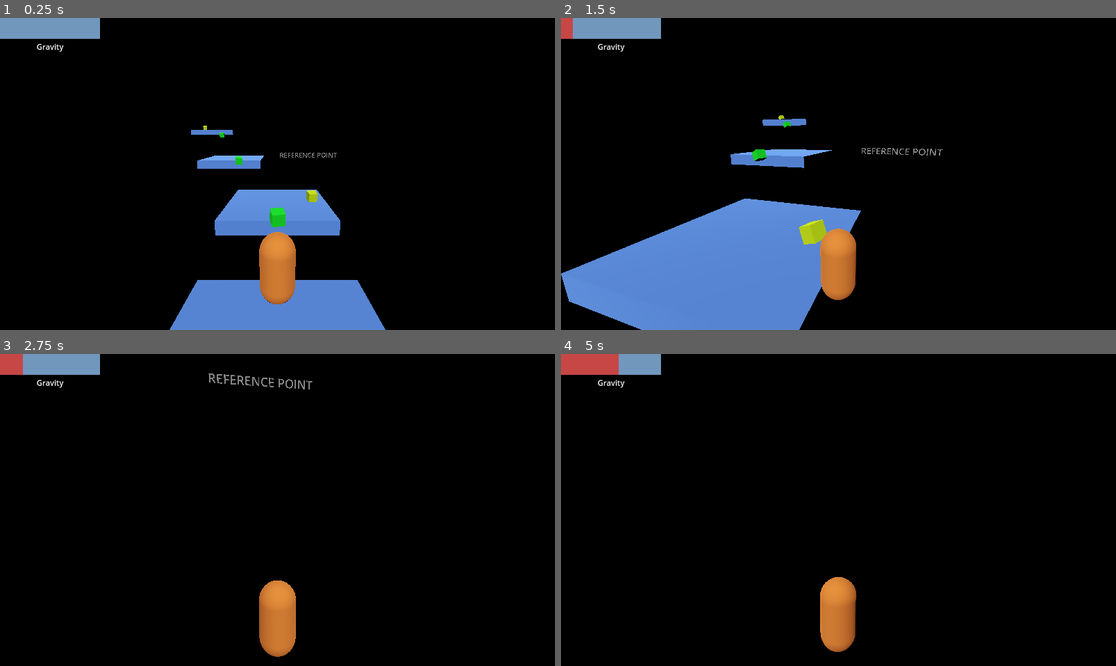
Above: before the commit, frames 1-4 (two rows, left to right).
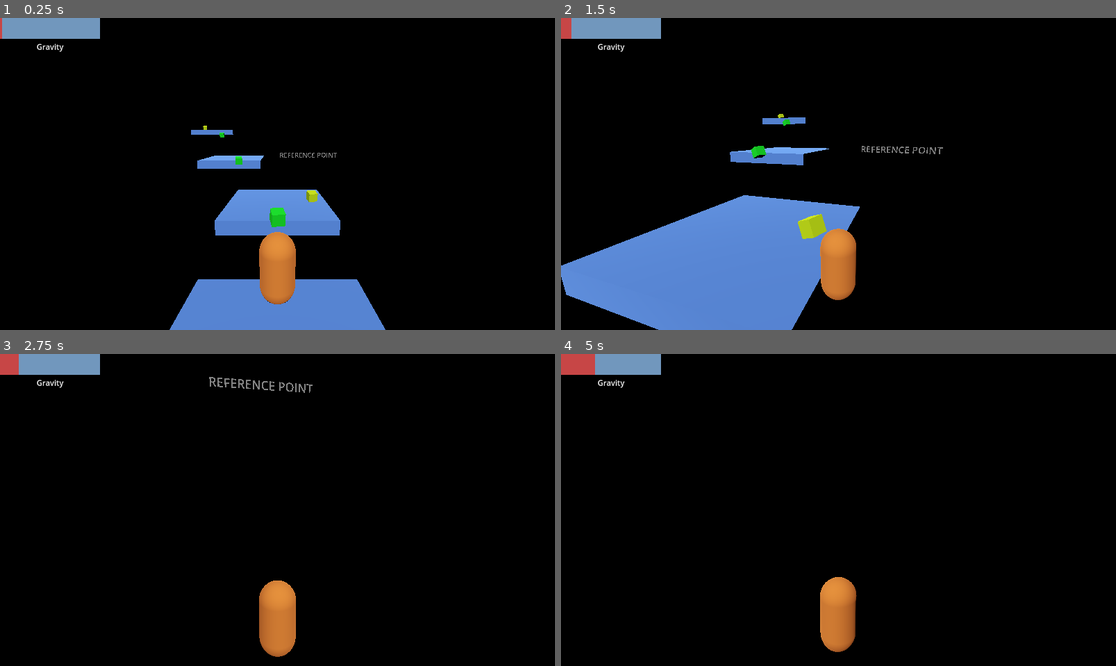
Above: after the commit, the same moments.

Repository: tobiasjdcolvin/Void-Sprinter
Game: Godot game, scene res://levels/level_one.tscn
Same seed, same stepped clock (60 frames per second), same inputs: the game is played once before the commit and once after it.
Inputs (mouse positions are in pixels of both pictures, inside the frame that each line leads up to):
- Up to frame 1 (0.25 s): no input
- Up to frame 2 (1.5 s): move the mouse to (866, 174) at 0.52 s; hold Shift (dash) 0.53-1.28 s; hold W (forward) from 0.53 s (still down); tap Space (jump) at 0.77 s; move the mouse to (810, 174) at 1.27 s; tap Shift (dash) at 1.35 s
- Up to frame 3 (2.75 s): keep holding W (forward); tap Space (jump) at 1.52 s; move the mouse to (288, 503) at 2.02 s; hold Shift (dash) from 2.03 s (still down)
- Up to frame 4 (5 s): keep holding W (forward); move the mouse to (832, 516) at 2.77 s; release Shift (dash) at 2.78 s; tap Shift (dash) at 2.85, 4.35 s; tap Space (jump) at 3.02, 3.77, 4.52 s; tap Enter at 3.5 s; move the mouse to (877, 513) at 3.52 s; hold Shift (dash) 3.53-4.28 s; move the mouse to (794, 506) at 4.27 s

The runs differ from the first frame. In frame 1, less than 0.1% of the frame differs, in the area x 0-70%, y 0-99%; in frame 2, 2.2%, in the area x 0-69%, y 0-100%; in frame 3, 0.3%; in frame 4, 0.3%.

Commit message:
Made gravity progress bar smoother

Diff:
--- a/levels/level.gd
+++ b/levels/level.gd
@@ -1,7 +1,7 @@
 extends Node3D
 
 var player_scene = preload("res://player/player.tscn")
-var grav_increaser = 3
+var grav_increaser = 0.03
 var grav_threshold = 36
 @onready var grav_ui = $HUD/VBoxContainer/ProgressBar
 
--- a/levels/level.tscn
+++ b/levels/level.tscn
@@ -33,6 +33,7 @@
 [node name="Pickups" type="Node3D" parent="."]
 
 [node name="GravityTimer" type="Timer" parent="."]
+wait_time = 0.01
 autostart = true
 
 [node name="PlayerContainer" type="Node3D" parent="."]
